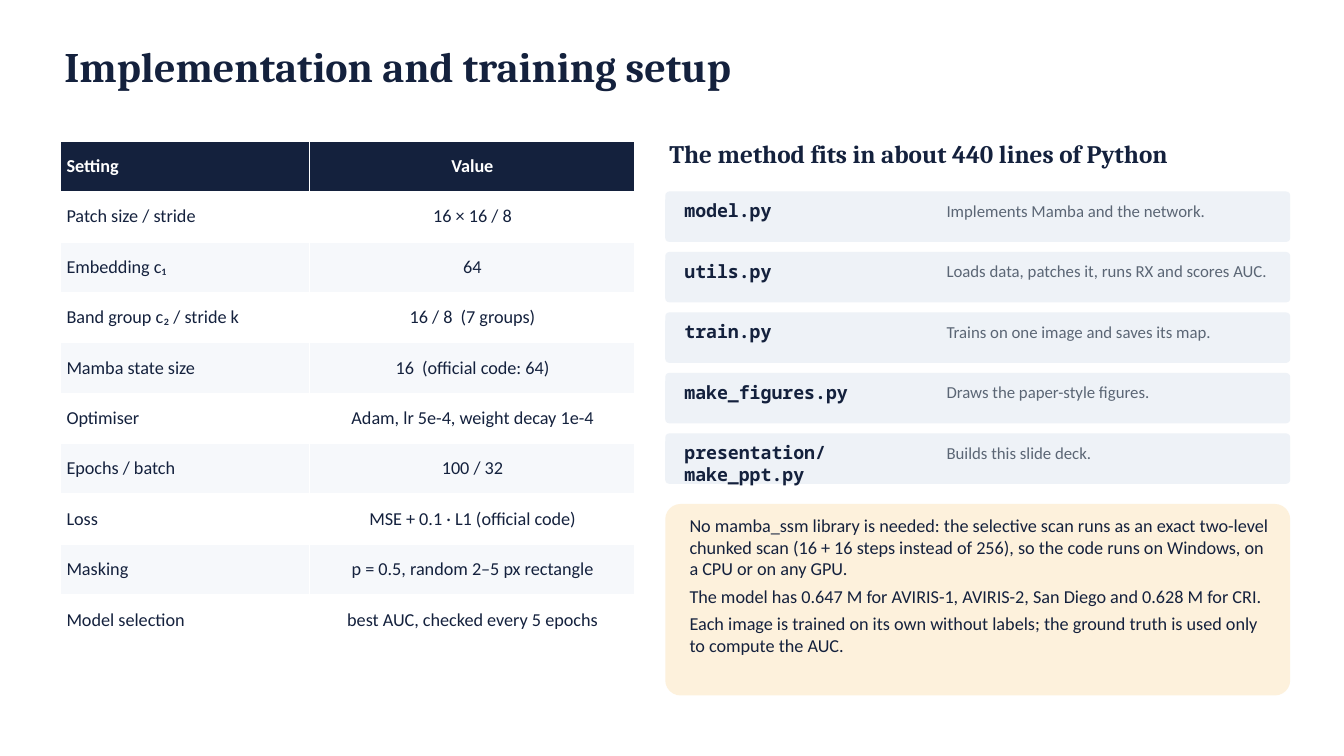
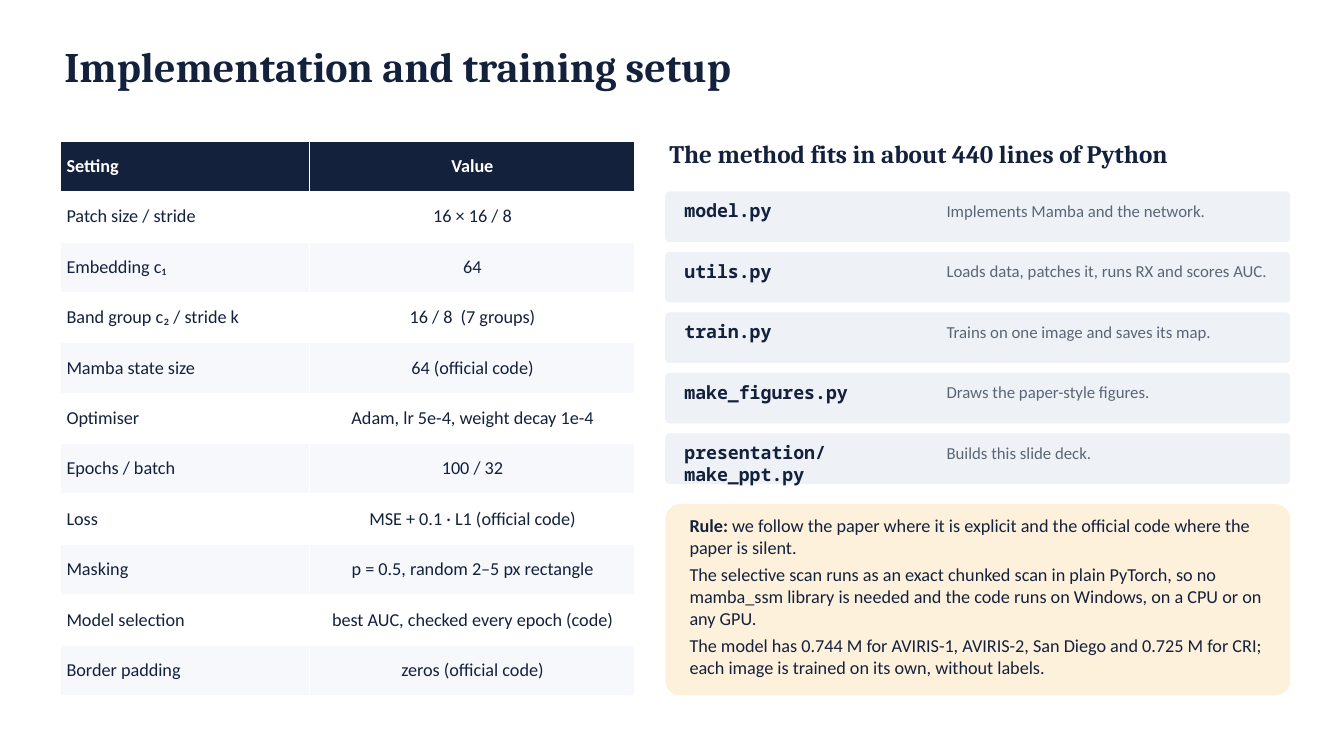
Before and after one commit to SaarthakG-Dtu/Hyperspectral_Anomaly_Detection, a slide deck: slide 8 of presentation/DMS2F-HAD_presentation.pptx. Drawn at 1344x756 pixels with LibreOffice and Linux fonts; fonts in the diff are those of the drawing. Boxes give left, top, right and bottom in pixels: in the first picture for what was removed or moved away, otherwise in the second. Text is boxed around its words. In the diff, an @@ line names an element or a change of style, - is before the commit and + after.

```diff
--- a/presentation/DMS2F-HAD_presentation.pptx
+++ b/presentation/DMS2F-HAD_presentation.pptx
@@ table at (x1=60, y1=141, x2=635, y2=696) @@
-row 5, column 2: 16 (official code: 64)
+row 5, column 2: 64 (official code)
-row 10: Model selection | best AUC, checked every 5 epochs
+row 10: Model selection | best AUC, checked every epoch (code)
+row 11: Border padding | zeros (official code)
@@ text at (x1=690, y1=519, x2=1261, y2=677): text changed @@
-No mamba_ssm library is needed: the selective scan runs as an exact two-level chunked scan (16 + 16 steps instead of 256), so the code runs on Windows, on a CPU or on any GPU.
-The model has 0.647 M for AVIRIS-1, AVIRIS-2, San Diego and 0.628 M for CRI.
-Each image is trained on its own without labels; the ground truth is used only to compute the AUC.
+Rule: we follow the paper where it is explicit and the official code where the paper is silent.
+The selective scan runs as an exact chunked scan in plain PyTorch, so no mamba_ssm library is needed and the code runs on Windows, on a CPU or on any GPU.
+The model has 0.744 M for AVIRIS-1, AVIRIS-2, San Diego and 0.725 M for CRI; each image is trained on its own, without labels.
```
Also in this commit, not shown: 9 other slides changed, 36 other files.
